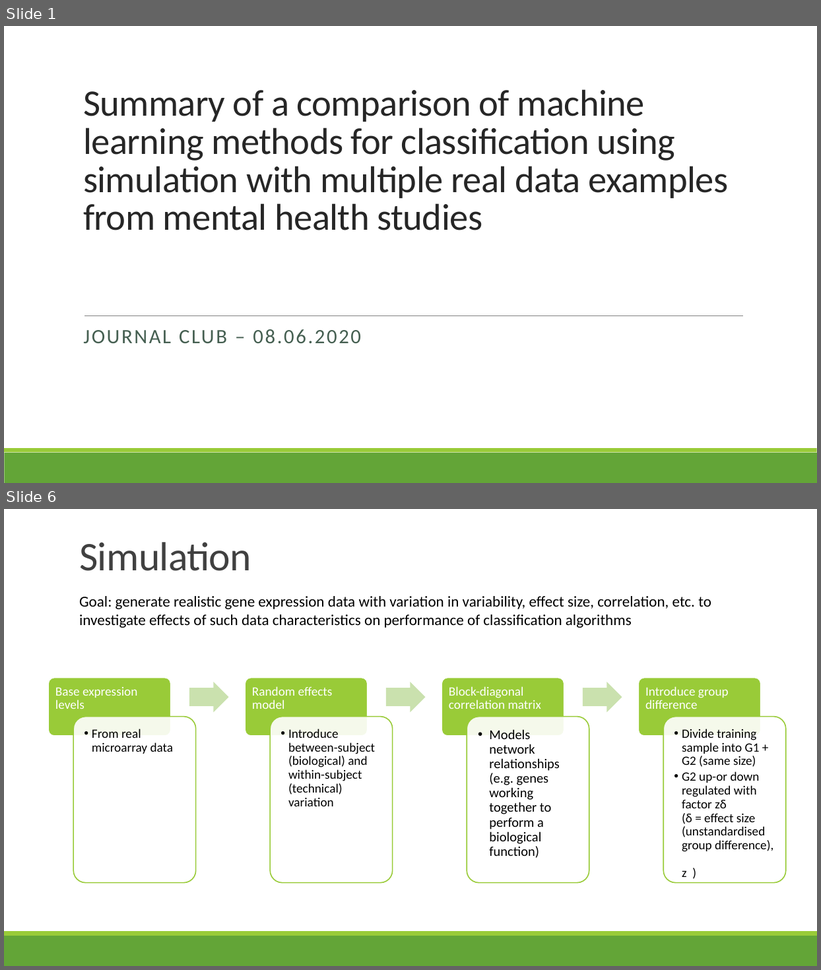
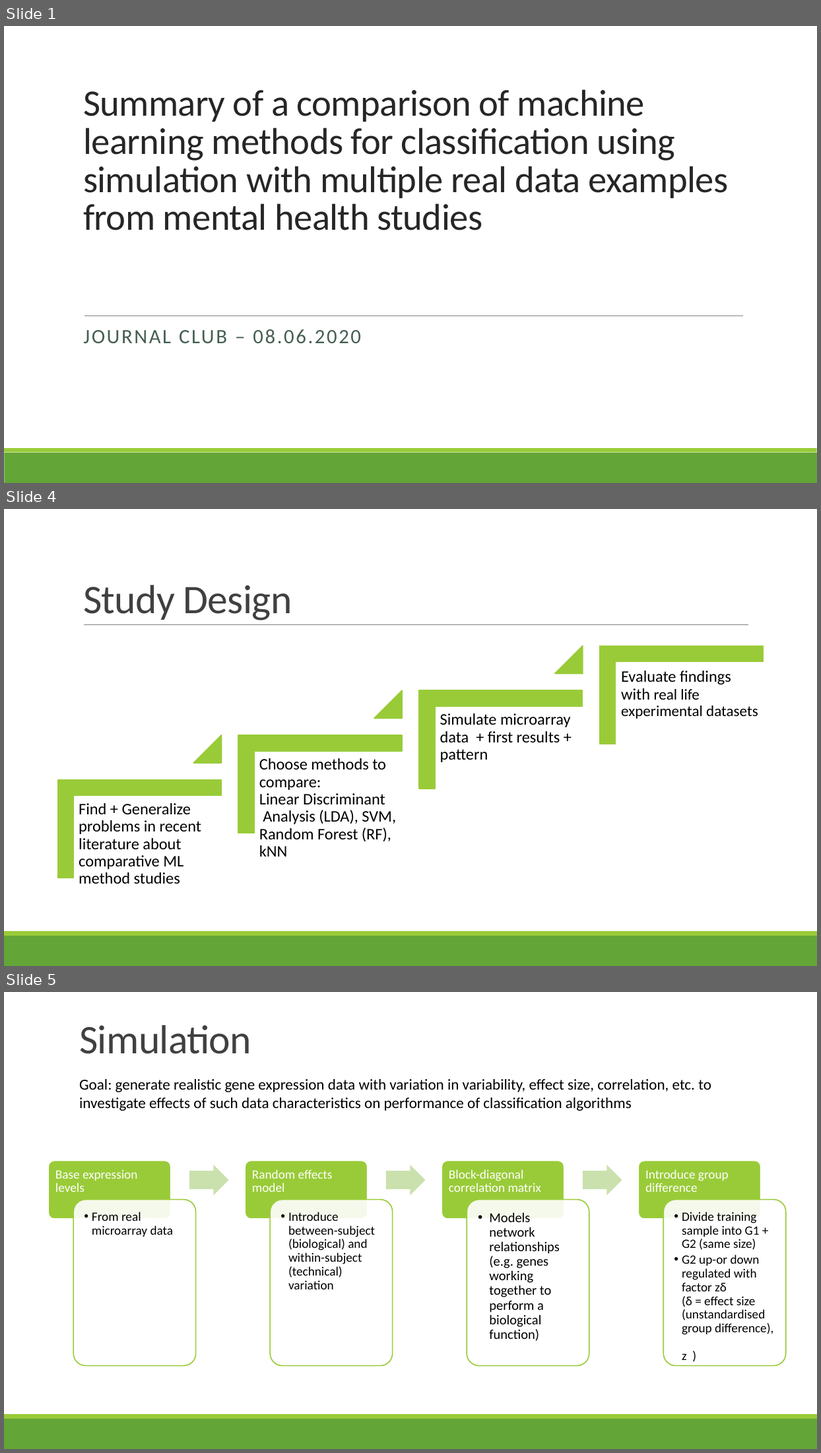
Before and after one commit to IceQueen1996/Masterarbeit, a slide deck: journalClub/MLOPT_Vol1/Summary of a comparison of machine learning methods.pptx. Shown one above the other, each under a label of ours: slides 1 and 6 before the commit, slides 1, 4 and 5 after it; the slides between them are not shown. The pictures are 821x970 and 821x1453 pixels, drawn with LibreOffice and Linux fonts; fonts in the diff are those of the drawing. Boxes give left, top, right and bottom in pixels: in the first picture for what was removed or moved away, otherwise in the second. Text is boxed around its words. In the diff, an @@ line names an element or a change of style, - is before the commit and + after.

```diff
--- a/journalClub/MLOPT_Vol1/Summary of a comparison of machine learning methods.pptx
+++ b/journalClub/MLOPT_Vol1/Summary of a comparison of machine learning methods.pptx
@@ slide 4 added at [4,509,817,966], background #FFFFFF; not listed: 2 template elements that a slide beside it also shows @@
@@ title added at [83,585,292,621], 48 pt, text #404040 @@
+Study Design
@@ line added from (84, 625) to (748, 625), #808080 0.5 pt @@
@@ group added at [58,646,763,884]: 4 corners, 3 texts, 3 triangles @@
+Find + Generalize problems in recent literature about comparative ML method studies
+Choose methods to compare:
+Linear Discriminant Analysis (LDA), SVM,
+Random Forest (RF), kNN
+Simulate microarray data + first results + pattern
@@ text added at [621,671,758,719], 18 pt, text #000000 @@
+Evaluate findings with real life experimental datasets
@@ what was slide 6 is now slide 5 @@
```
Also in this commit, not shown: 2 slides changed, 1 other slide added, 3 slides removed, 53 other files.
